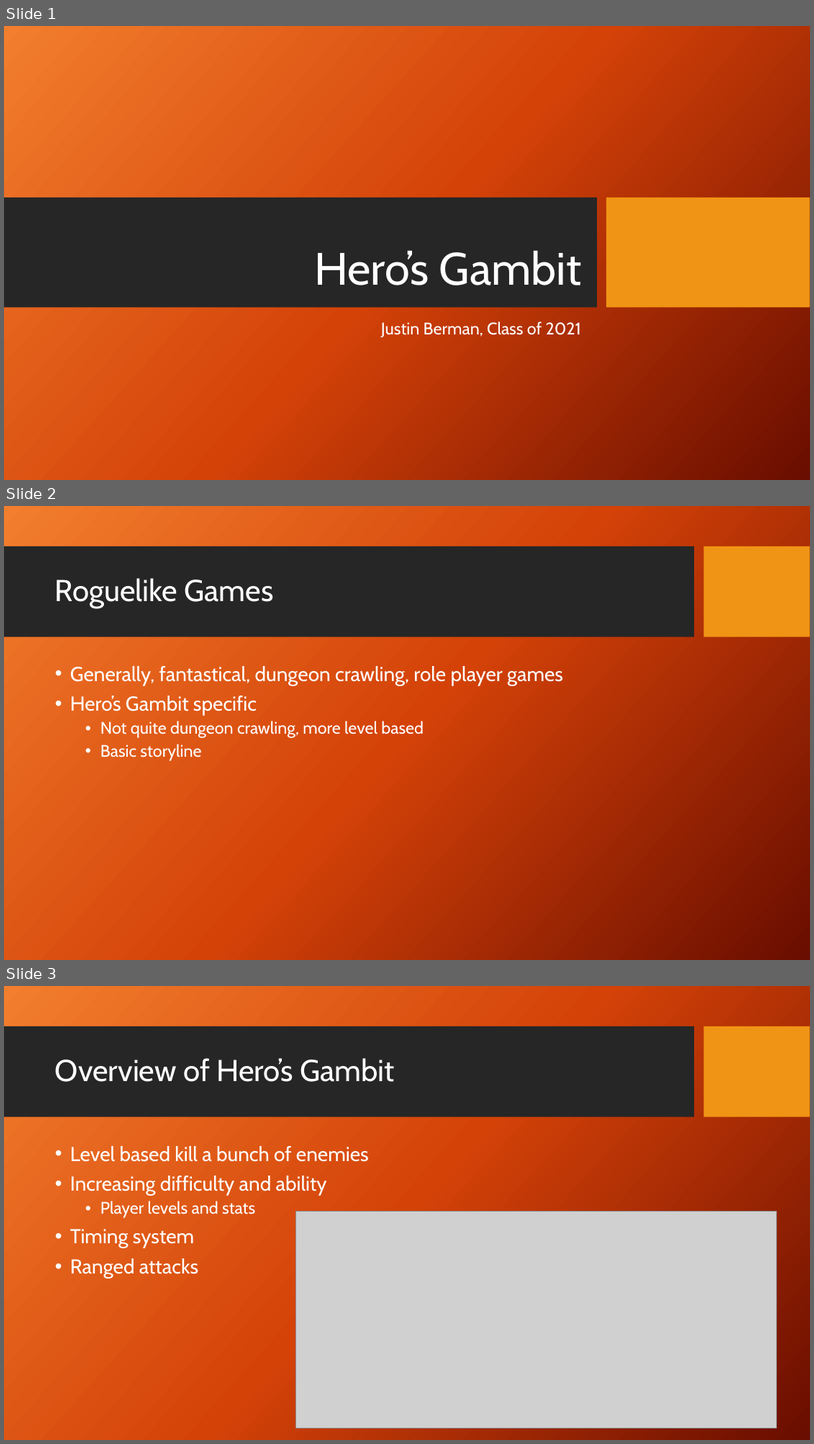
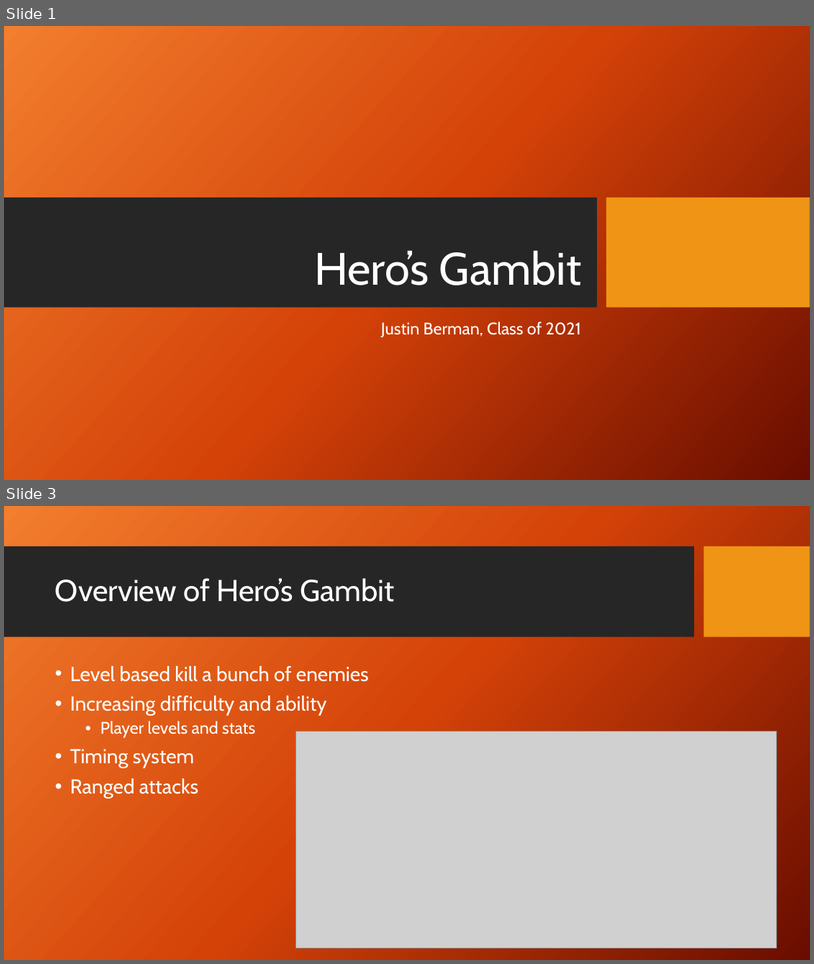
Before and after one commit to chernbagi/Roguelike, a slide deck: GamePresentation.pptx. Shown one above the other, each under a label of ours: slides 1, 2 and 3 before the commit, slides 1 and 3 after it; the slides between them are not shown. The pictures are 814x1444 and 814x964 pixels, drawn with LibreOffice and Linux fonts; fonts in the diff are those of the drawing; grey boxes stand for pictures; background and template pictures are left out. Boxes give left, top, right and bottom in pixels: in the first picture for what was removed or moved away, otherwise in the second. Text is boxed around its words. In the diff, an @@ line names an element or a change of style, - is before the commit and + after.

```diff
--- a/GamePresentation.pptx
+++ b/GamePresentation.pptx
@@ slide 2 removed at [4, 506, 810, 960], background picture (left out); not listed: 2 template elements that a slide beside it also shows @@
@@ title removed at [55, 578, 274, 608] @@
-Roguelike Games
@@ text removed at [70, 666, 563, 760] @@
-• Generally, fantastical, dungeon crawling, role player games
-• Hero’s Gambit specific
-  • Not quite dungeon crawling, more level based
-  • Basic storyline
```
Also in this commit, not shown: 1 slide changed, 1 slide added, 3 other files.
